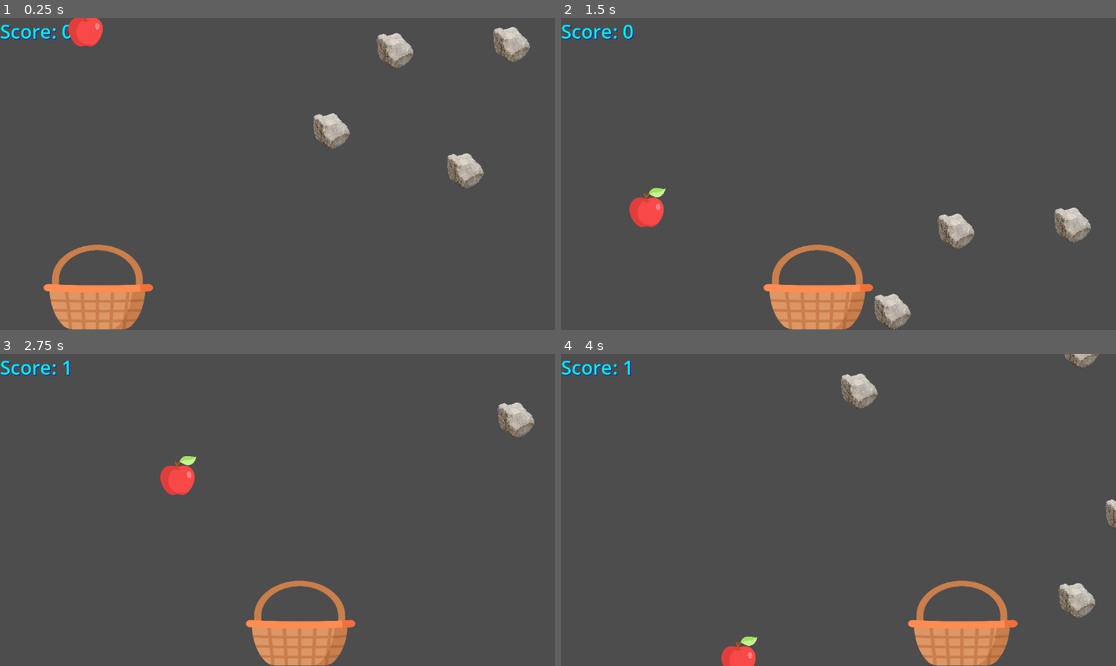
Above: before the commit, frames 1-4 (two rows, left to right).
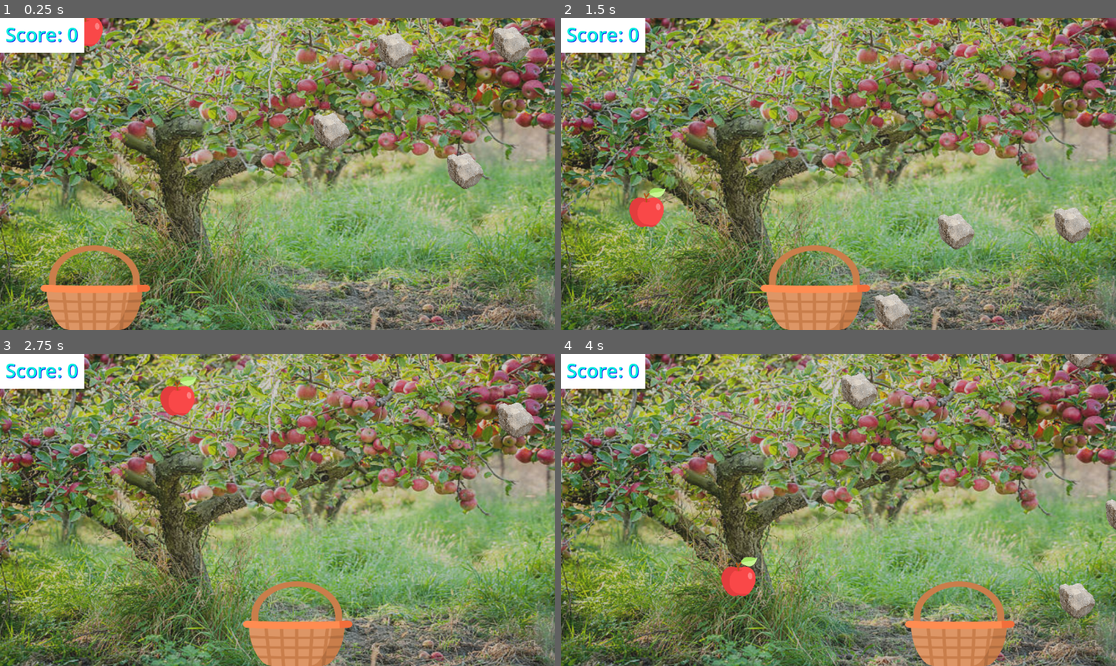
Above: after the commit, the same moments.

Repository: KhanakKRDS/apple_basket_2025
Game: Godot game, scene res://better_apples.tscn
Same seed, same stepped clock (60 frames per second), same inputs: the game is played once before the commit and once after it.
Inputs:
- Up to frame 1 (0.25 s): no input
- Up to frame 2 (1.5 s): hold Right 0.53-1.28 s; hold Left from 1.28 s (still down)
- Up to frame 3 (2.75 s): release Left at 2.03 s; hold Right from 2.03 s (still down)
- Up to frame 4 (4 s): release Right at 3.53 s; hold Left from 3.53 s (still down)

The runs differ from the first frame. In frame 1, 90% of the frame differs, in the area x 0-100%, y 0-100%; in frame 2, 90%; in frame 3, 92%; in frame 4, 91%.
Error after the commit: Invalid access to property or key 'text' on a base object of type 'null instance'. (res://basket.gd:26)

Commit message:
there is an error with basket code which i will change

Diff:
--- a/apple-catcher/apple.gd
+++ b/apple-catcher/apple.gd
@@ -1,5 +1,6 @@
 extends CharacterBody2D
 
+var score = 0
 var score_label: Label
 
 func _ready():
@@ -18,9 +19,11 @@
 	if position.y > 680:
 		reset_apple()
 		# Decrease score if missed
-		var score = int(score_label.text)
 		score = max(score - 1, 0)  # prevent negative score
 		score_label.text =("Score: ") + str(score)
+		var score = int(score_label.text)
+
+
 
 func reset_apple():
 	position.x = randi_range(0, 1100)
--- a/apple-catcher/better_apples.tscn
+++ b/apple-catcher/better_apples.tscn
@@ -1,13 +1,17 @@
-[gd_scene load_steps=13 format=3 uid="uid://e8rfwr6rihsm"]
+[gd_scene load_steps=14 format=3 uid="uid://e8rfwr6rihsm"]
 
 [ext_resource type="Script" uid="uid://c3savlk0yywr4" path="res://apple.gd" id="1_82mcb"]
 [ext_resource type="Texture2D" uid="uid://qy5xgg6v3m20" path="res://wicker-basket.png" id="1_n6xs7"]
 [ext_resource type="Texture2D" uid="uid://bbkri0cend5g6" path="res://apple.png" id="2_8q4iw"]
 [ext_resource type="Script" uid="uid://k56alnf8dsom" path="res://star.gd" id="3_ba8uk"]
+[ext_resource type="Texture2D" uid="uid://dc35goqt0fy50" path="res://game_bg.jpg" id="3_dp5ro"]
 [ext_resource type="Texture2D" uid="uid://u127ur3hfvbf" path="res://star.png" id="5_mscbv"]
-[ext_resource type="Script" path="res://stone.gd" id="6_82mcb"]
+[ext_resource type="Script" uid="uid://b24ajl4rwcs7j" path="res://stone.gd" id="6_82mcb"]
 [ext_resource type="Texture2D" uid="uid://c7j3dc3f8yh4i" path="res://stone.png" id="6_vio3b"]
 [ext_resource type="Script" uid="uid://dxcks0p0ilrbb" path="res://basket.gd" id="7_ba8uk"]
+
+[sub_resource type="CircleShape2D" id="CircleShape2D_dp5ro"]
+radius = 35.850414
 
 [sub_resource type="CircleShape2D" id="CircleShape2D_ba8uk"]
 radius = 254.88332
@@ -19,67 +23,13 @@
 radius = 55.96112
 height = 214.35492
 
-[sub_resource type="CircleShape2D" id="CircleShape2D_dp5ro"]
-radius = 35.850414
-
 [node name="BetterApples" type="Node2D"]
 
-[node name="CanvasLayer" type="CanvasLayer" parent="."]
-
-[node name="HBoxContainer" type="HBoxContainer" parent="CanvasLayer"]
-offset_right = 1154.0
-offset_bottom = 649.0
-
-[node name="apple" type="CharacterBody2D" parent="CanvasLayer"]
-position = Vector2(182, -62)
-script = ExtResource("1_82mcb")
-
-[node name="apple_image" type="Sprite2D" parent="CanvasLayer/apple"]
-position = Vector2(-2.49998, 5.50002)
-scale = Vector2(0.162109, 0.158203)
-texture = ExtResource("2_8q4iw")
-
-[node name="apple_collision" type="CollisionShape2D" parent="CanvasLayer/apple"]
-position = Vector2(-4, 9)
-scale = Vector2(0.16210902, 0.158203)
-shape = SubResource("CircleShape2D_ba8uk")
-
-[node name="stone" type="CharacterBody2D" parent="CanvasLayer"]
-position = Vector2(526, -67)
-script = ExtResource("6_82mcb")
-
-[node name="stone_image" type="Sprite2D" parent="CanvasLayer/stone"]
-position = Vector2(7.62939e-06, -2.86102e-06)
-scale = Vector2(0.104004, 0.133503)
-texture = ExtResource("6_vio3b")
-
-[node name="stone-collision" type="CollisionShape2D" parent="CanvasLayer/stone"]
-position = Vector2(0, -3)
-shape = SubResource("CircleShape2D_ucbje")
-
-[node name="basket" type="Area2D" parent="CanvasLayer"]
-position = Vector2(201, 555)
-script = ExtResource("7_ba8uk")
-
-[node name="basket_image" type="Sprite2D" parent="CanvasLayer/basket"]
-position = Vector2(3.12503, 3.87497)
-scale = Vector2(0.445801, 0.343262)
-texture = ExtResource("1_n6xs7")
-
-[node name="basket_collision" type="CollisionShape2D" parent="CanvasLayer/basket"]
-position = Vector2(1, 37)
-rotation = 1.5548762
-shape = SubResource("CapsuleShape2D_glxhr")
-
-[node name="score" type="Label" parent="."]
-offset_right = 151.0
-offset_bottom = 55.0
-theme_override_colors/font_color = Color(0, 0.941176, 0.866667, 1)
-theme_override_colors/font_shadow_color = Color(0, 0, 0.945098, 1)
-theme_override_font_sizes/font_size = 40
-text = "Score: 0"
-horizontal_alignment = 1
-vertical_alignment = 1
+[node name="bg" type="Sprite2D" parent="."]
+self_modulate = Color(1, 1, 1, 0.73333335)
+position = Vector2(575.5, 328.25)
+scale = Vector2(1.893791, 1.6154792)
+texture = ExtResource("3_dp5ro")
 
 [node name="star" type="CharacterBody2D" parent="."]
 position = Vector2(337, -68)
@@ -98,5 +48,63 @@
 wait_time = 30.0
 autostart = true
 
-[connection signal="body_entered" from="CanvasLayer/basket" to="CanvasLayer/basket" method="_on_body_entered"]
+[node name="apple" type="CharacterBody2D" parent="."]
+position = Vector2(182, -62)
+script = ExtResource("1_82mcb")
+
+[node name="apple_image" type="Sprite2D" parent="apple"]
+position = Vector2(-2.49998, 5.50002)
+scale = Vector2(0.162109, 0.158203)
+texture = ExtResource("2_8q4iw")
+
+[node name="apple_collision" type="CollisionShape2D" parent="apple"]
+position = Vector2(-4, 9)
+scale = Vector2(0.16210902, 0.158203)
+shape = SubResource("CircleShape2D_ba8uk")
+
+[node name="stone" type="CharacterBody2D" parent="."]
+position = Vector2(526, -67)
+script = ExtResource("6_82mcb")
+
+[node name="stone_image" type="Sprite2D" parent="stone"]
+position = Vector2(7.62939e-06, -2.86102e-06)
+scale = Vector2(0.104004, 0.133503)
+texture = ExtResource("6_vio3b")
+
+[node name="stone-collision" type="CollisionShape2D" parent="stone"]
+position = Vector2(0, -3)
+shape = SubResource("CircleShape2D_ucbje")
+
+[node name="basket" type="Area2D" parent="."]
+position = Vector2(201, 555)
+script = ExtResource("7_ba8uk")
+
+[node name="basket_image" type="Sprite2D" parent="basket"]
+position = Vector2(-3.0000005, 4.99997)
+scale = Vector2(0.445801, 0.343262)
+texture = ExtResource("1_n6xs7")
+
+[node name="basket_collision" type="CollisionShape2D" parent="basket"]
+position = Vector2(1, 37)
+rotation = 1.5548762
+shape = SubResource("CapsuleShape2D_glxhr")
+
+[node name="score_bg" type="ColorRect" parent="."]
+offset_right = 175.0
+offset_bottom = 72.0
+
+[node name="score" type="Label" parent="score_bg"]
+layout_mode = 0
+offset_left = 11.0
+offset_top = 5.0
+offset_right = 162.0
+offset_bottom = 63.0
+theme_override_colors/font_color = Color(0, 0.941176, 0.866667, 1)
+theme_override_colors/font_shadow_color = Color(0, 0, 0.945098, 1)
+theme_override_font_sizes/font_size = 40
+text = "Score: 0"
+horizontal_alignment = 1
+vertical_alignment = 1
+
 [connection signal="timeout" from="star/Timer" to="star" method="_on_timer_timeout"]
+[connection signal="body_entered" from="basket" to="basket" method="_on_body_entered"]
Binary file added: apple-catcher/game_bg.jpg
Not shown, added: apple-catcher/game_bg.jpg.import
